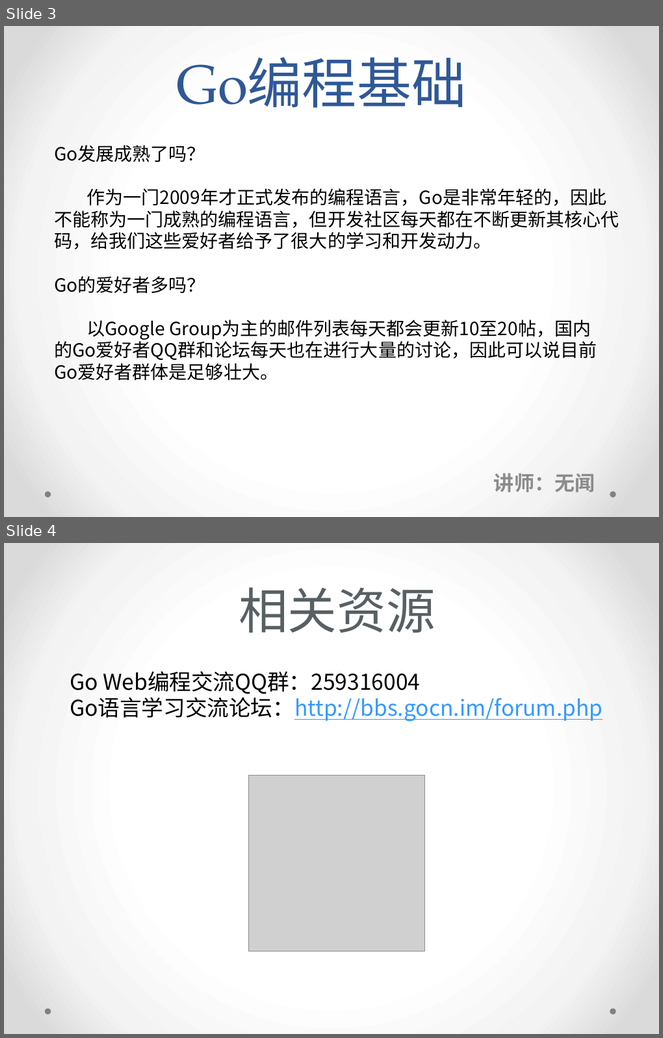
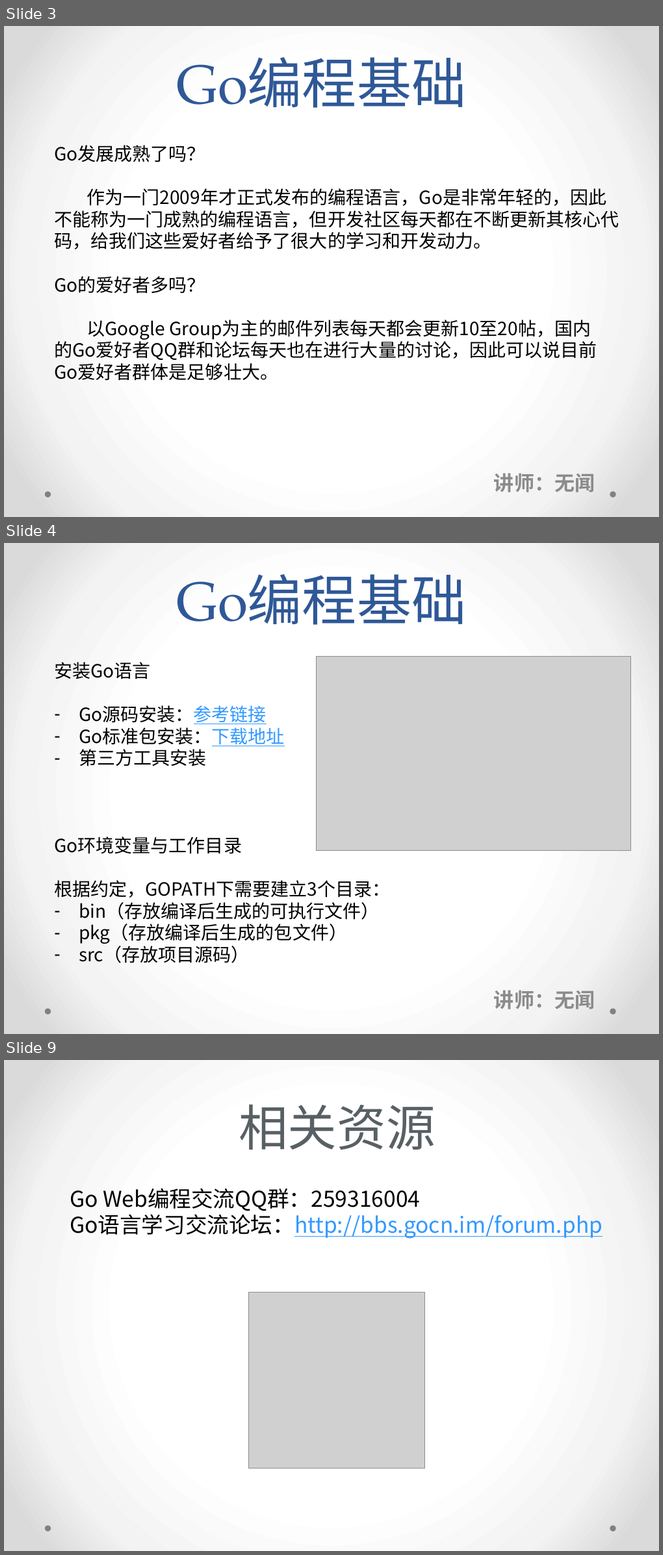
Before and after one commit to deliretzua/go-fundamental-programming, a slide deck: Go编程基础-课堂讲义.pptx. Shown one above the other, each under a label of ours: slides 3 and 4 before the commit, slides 3, 4 and 9 after it; the slides between them are not shown. The pictures are 663x1038 and 663x1555 pixels, drawn with LibreOffice and Linux fonts; fonts in the diff are those of the drawing; grey boxes stand for pictures. Boxes give left, top, right and bottom in pixels: in the first picture for what was removed or moved away, otherwise in the second. Text is boxed around its words. In the diff, an @@ line names an element or a change of style, - is before the commit and + after.

```diff
--- a/Go编程基础-课堂讲义.pptx
+++ b/Go编程基础-课堂讲义.pptx
@@ slide 4 added at [4,543,659,1034], background gradient #FFFFFF to #F4F4F4 to #DADADA; not listed: 2 template elements that a slide beside it also shows @@
@@ title added at [176,574,466,625], 60 pt, text #2F5897 @@
+Go编程基础
@@ picture added at [316,656,631,851] @@
@@ text added at [54,662,390,964], 20 pt, text #000000 @@
+安装Go语言
+– Go源码安装：参考链接
+– Go标准包安装：下载地址
+– 第三方工具安装
+Go环境变量与工作目录
+根据约定，GOPATH下需要建立3个目录：
+– bin（存放编译后生成的可执行文件）
+– pkg（存放编译后生成的包文件）
+– src（存放项目源码）
@@ subtitle added at [494,990,595,1010], 22.2 pt, text #8C8C8C, bold @@
+讲师：无闻
@@ what was slide 4 is now slide 9 @@
```
Also in this commit, not shown: 1 slide changed, 4 other slides added, 3 other files.
